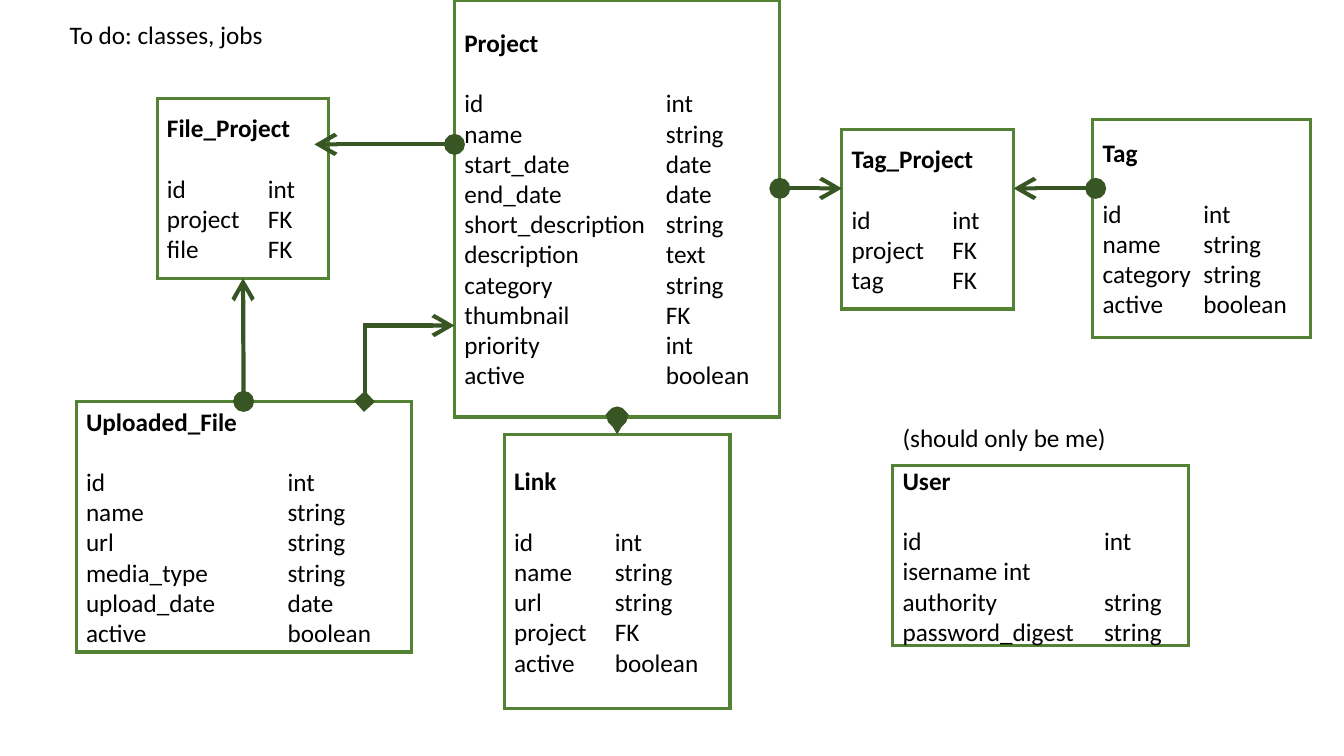
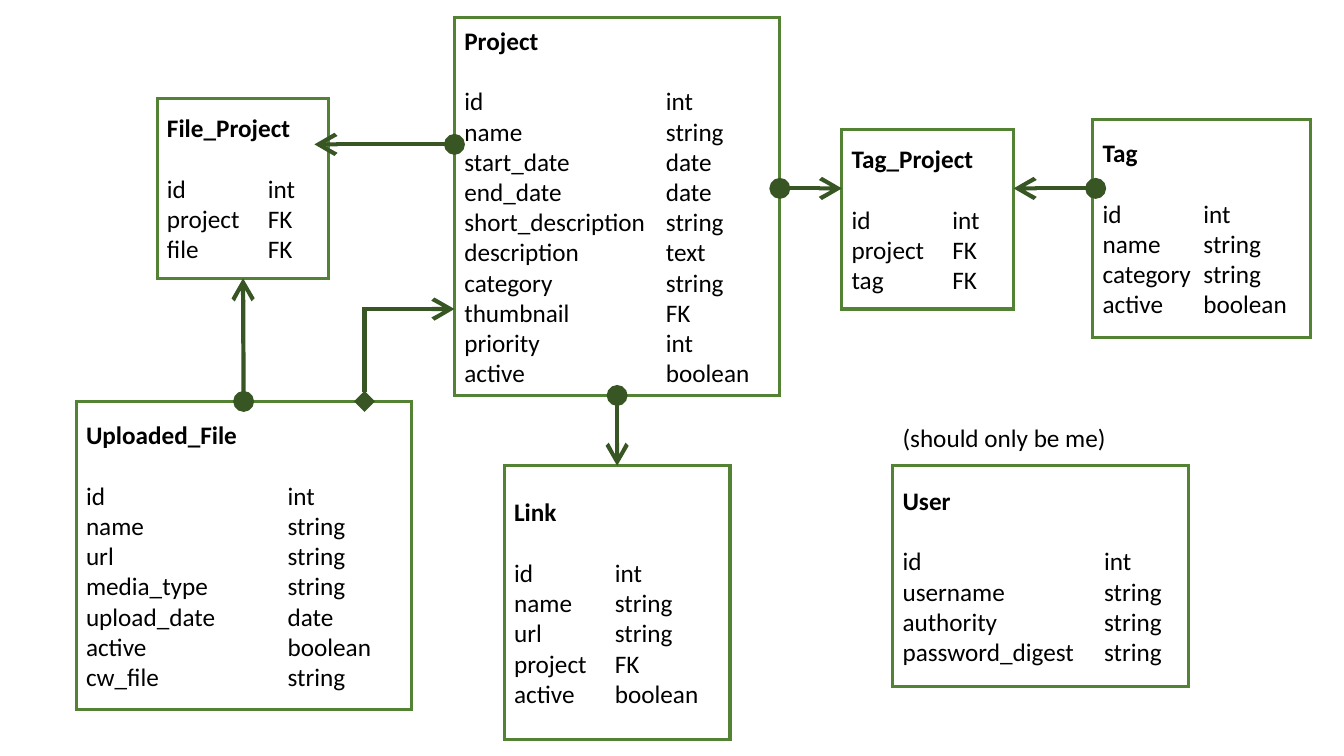
Before and after one commit to Skelothan/portfolio-website, a slide deck: slide 1 of doc/Portfolio website planning.pptx. Drawn at 1344x756 pixels with LibreOffice and Linux fonts; fonts in the diff are those of the drawing. Boxes give left, top, right and bottom in pixels: in the first picture for what was removed or moved away, otherwise in the second. Text is boxed around its words. In the diff, an @@ line names an element or a change of style, - is before the commit and + after.

```diff
--- a/doc/Portfolio website planning.pptx
+++ b/doc/Portfolio website planning.pptx
@@ text removed at [70, 26, 262, 49] @@
-To do: classes, jobs
@@ rectangle "Project": place and size @@
-rectangle "Project" at [455, 0, 780, 417]
+rectangle "Project" at [455, 17, 780, 395]
@@ elbow double arrow moved from (365, 401) - (455, 326) to (365, 401) - (455, 310) @@
@@ rectangle "Uploaded_File": place and size @@
-rectangle "Uploaded_File" at [77, 401, 411, 652]
+rectangle "Uploaded_File" at [77, 401, 411, 710]
@@ double arrow moved from (617, 417) - (617, 435) to (617, 395) - (617, 466) @@
@@ rectangle "Link": place and size @@
-rectangle "Link" at [504, 435, 730, 709]
+rectangle "Link" at [504, 466, 730, 740]
@@ rectangle "User": place and size @@
-rectangle "User" at [893, 466, 1189, 645]
+rectangle "User" at [893, 466, 1189, 687]
@@ text in rectangle at [86, 517, 346, 690]: paragraph added @@
+cw_file string
@@ text in rectangle at [903, 588, 1005, 602]: text changed @@
-isername int
+username string
```
Also in this commit, not shown: 2 other files.
